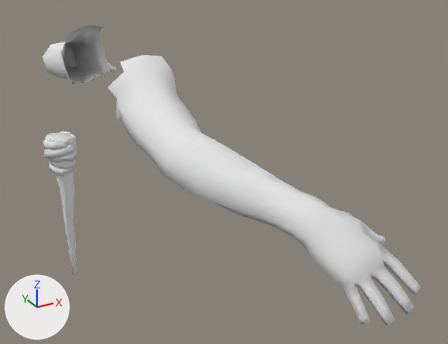
A saved change to the Blender file Mhmd/Blender/Placeholders/Placeholder_Hand/Hand_location_with_TORCH.blend.
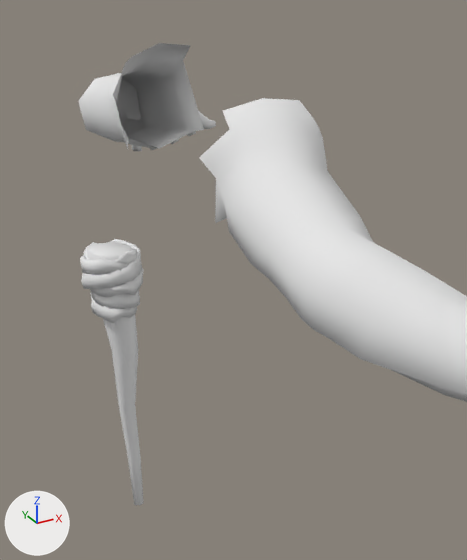
Each version is shown whole from a 50 mm lens placed at (-0.285, -1.228, 0.503), pointed at (0.328, -0.113, -0.054), then close up on the part from 0% to 56% of the width and 1% to 88% of the height. The axes (+X, +Y, +Z) are drawn at lower left. The lights are the same throughout.

Script lines for the objects in view, before the commit:
```python
me_cylinder_002 = bpy.data.meshes.new('Cylinder.002')
me_cylinder_002.from_pydata(...)  # 939 vertices, 905 faces; spans x -0.036..0.036, y -0.035..0.035, z -0.286..0.058
me_main_c_001 = bpy.data.meshes.new('main_c.001')
me_main_c_001.from_pydata(...)  # 568 vertices, 550 faces; spans x 0.061..0.34, y -0.72..0.719, z -0.043..0.243
me_main_c_001.materials.append(mat_defaultmat)  # its picture is missing
ob_main_char_001 = bpy.data.objects.new('main_char.001', me_main_c_001)
ob_main_char_001.location = (0.0, 0.0, 0.0)
ob_torch_1 = bpy.data.objects.new('Torch_1', me_cylinder_002)
ob_torch_1.location = (0.0, 0.0, 0.0)
```
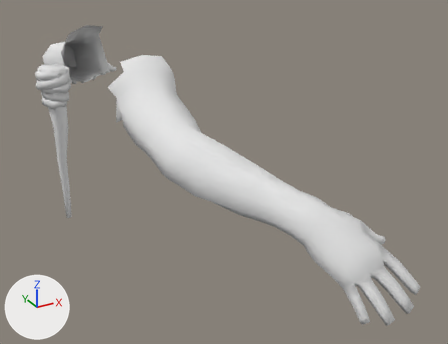
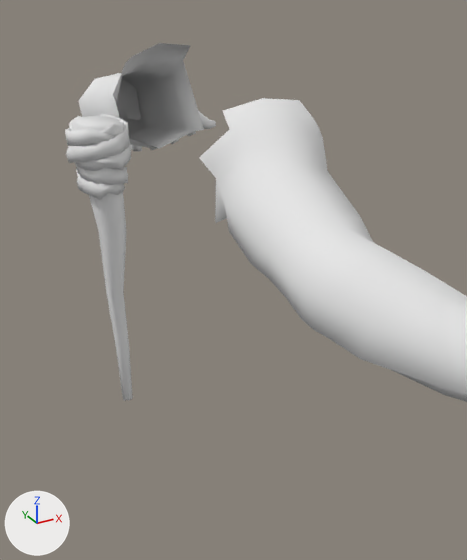
What differs and where, as boxes [x1, y1, x2, y2] in the close-ups (467 x 560 px):
'Torch_1', mesh moved: before [80, 239, 144, 506]; after [65, 114, 133, 401]

Diff of the bpy script that builds the scene:
```diff
--- a/Mhmd/Blender/Placeholders/Placeholder_Hand/Hand_location_with_TORCH.blend.py
+++ b/Mhmd/Blender/Placeholders/Placeholder_Hand/Hand_location_with_TORCH.blend.py
@@ me_cylinder_002 @@
 me_cylinder_002.from_pydata(...)  # 939 vertices, 905 faces; spans x -0.036..0.036, y -0.035..0.035, z -0.286..0.058
 # used by ob_torch_1; location = (0.0, 0.0, 0.0)
+# me_cylinder_002 part 1: the whole mesh is moved by (0.001, 0.002, 0.145)
```
